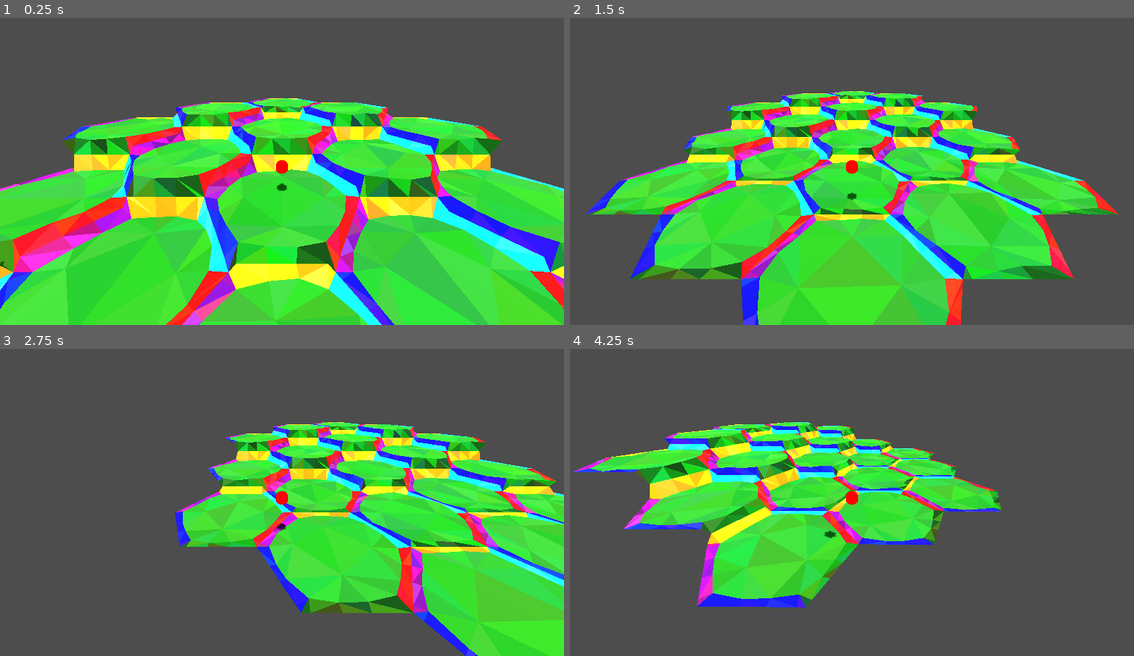
Above: before the commit, frames 1-4 (two rows, left to right).
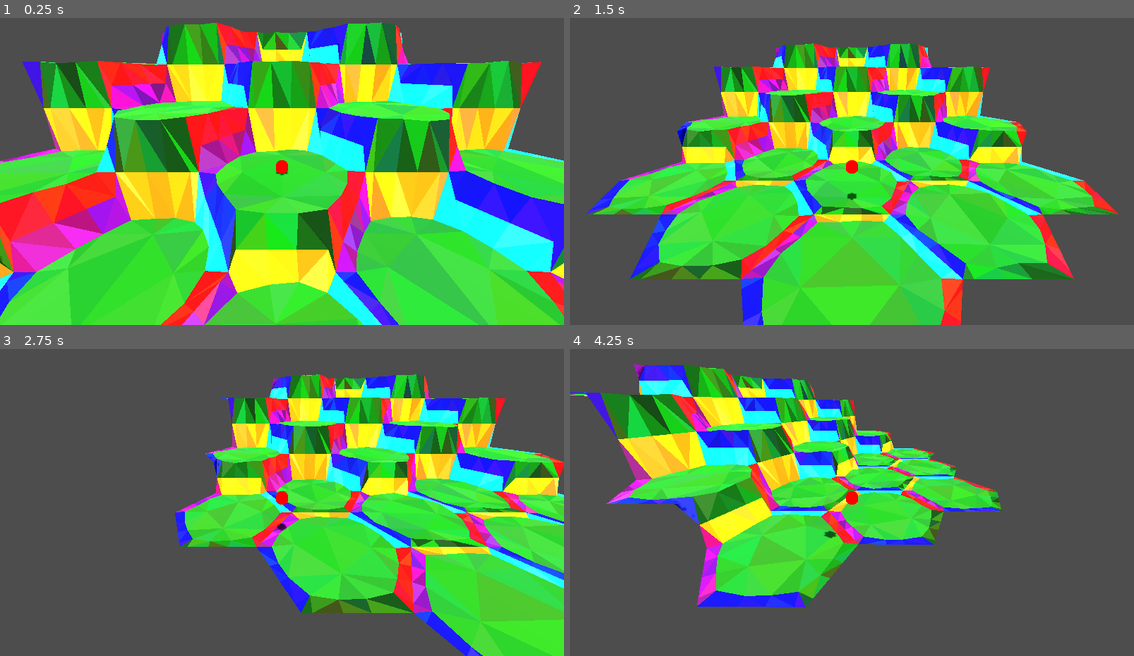
Above: after the commit, the same moments.

Repository: vincentwoelfer/hex
Game: Godot game, scene res://scenes/dev/MapGeneration.tscn
The game is run twice, just before and just after one commit, with the same random seed, the same clock (stepped at 60 frames per second) and the same inputs.
Inputs (mouse positions are in pixels of both pictures, inside the frame that each line leads up to):
- Up to frame 1 (0.25 s): no input
- Up to frame 2 (1.5 s): tap Enter at 0.5 s; move the mouse to (976, 150) at 0.52 s; hold S (move_cam_backward) 0.53-1.28 s; move the mouse to (739, 183) at 1.27 s; tap W (move_cam_forward) at 1.35 s
- Up to frame 3 (2.75 s): move the mouse to (338, 428) at 2.02 s; hold A (move_cam_left) from 2.03 s (still down)
- Up to frame 4 (4.25 s): move the mouse to (823, 560) at 2.77 s; release A (move_cam_left) at 2.78 s; tap D (move_cam_right) at 2.85 s; move the mouse to (1021, 545) at 3.52 s; hold Q (rotate_cam_left) from 3.53 s (still down)

The runs differ from the first frame. In frame 1, 55% of the frame differs, in the area x 0-100%, y 1-100%; in frame 2, 20%; in frame 3, 19%; in frame 4, 19%.

Commit message:
Add exception for border tiles

Diff:
--- a/scenes/dev/MapGeneration.tscn
+++ b/scenes/dev/MapGeneration.tscn
@@ -24,8 +24,8 @@
 
 [node name="HexConstModifier" parent="." instance=ExtResource("5_7csfd")]
 outer_radius = 3.0
-inner_radius = 2.5
-height = 0.7
+inner_radius = 2.4
+height = 1.8
 transition_height_factor = 0.5
 core_circle_smooth_strength = 0.5
 extra_verts_per_side = 2
--- a/src/GenerateMap.gd
+++ b/src/GenerateMap.gd
@@ -68,7 +68,7 @@
 		# If neighbour does not exists set height to same as own tile and mark transition
 		if h == -1:
 			h = height
-			descr = 'void'
+			descr = 'invalid'
 
 		adjacent_hex.push_back(HexGeometry.AdjacentHex.new(h, descr))
 
--- a/src/HexGeometry.gd
+++ b/src/HexGeometry.gd
@@ -87,30 +87,43 @@
 	# Adjust CORNER vertices according to both adjacent tiles
 	for i in range(6):
 		var corner_height: int = 0
-
-		# heights array
-		var h: Array[int] = [own_height, adjacent[(i - 1 + 6) % 6].height, adjacent[i].height]
+		var corner_vertex_index := i * (3 + HexConst.extra_verts_per_side)
+
+		# Get adjacent and create sorted heights array
+		var adj: Array[AdjacentHex] = [adjacent[(i - 1 + 6) % 6], adjacent[i]]
+		var h: Array[int] = [own_height, adj[0].height, adj[1].height]
 		h.sort()
 
-		# All three same
-		if h[0] == h[1] and h[1] == h[2]:
-			corner_height = h[0]
-		# Two are same -> use the two
-		elif h[0] == h[1] or h[0] == h[2] or h[1] == h[2]:
-			if h[0] == h[1]:
+		# Check for special case where one adjacent is not valid (map border).
+		# If two are not valid all are set to own height and this is handled by the default case
+		var num_invalid: int = adj.reduce(func(accum: int, elem: AdjacentHex, ) -> int: return accum + 1 if elem.type == 'invalid' else accum, 0)
+		#var num_invalid: int = 0
+		if num_invalid == 1:
+			var adj_height := 0
+			if adj[0].type != 'invalid':
+				adj_height = adj[0].height
+			else:
+				adj_height = adj[1].height
+
+			var y: float = HexConst.transition_height(adj_height - own_height)
+			verts_outer[corner_vertex_index].y = y
+		else:
+			# All three same
+			if h[0] == h[1] and h[1] == h[2]:
 				corner_height = h[0]
+			# Two are same -> use the two
+			elif h[0] == h[1] or h[0] == h[2] or h[1] == h[2]:
+				if h[0] == h[1]:
+					corner_height = h[0]
+				else:
+					corner_height = h[2]
+			# All different -> use middle one
 			else:
-				corner_height = h[2]
-		# All different -> use middle one
-		else:
-			corner_height = h[1]
-
-		# Determine corner vertex index
-		var index := i * (3 + HexConst.extra_verts_per_side)
-
-		# Normalize relative to own height. Dont use transition_height here, directly compute height of the neighbouring cell (or own if h=0)
-		var y: float = (corner_height - own_height) * HexConst.height
-		verts_outer[index].y = y
+				corner_height = h[1]
+
+			# Normalize relative to own height. Dont use transition_height here, directly compute height of the neighbouring cell (or own if h=0)
+			var y: float = (corner_height - own_height) * HexConst.height
+			verts_outer[corner_vertex_index].y = y
 
 
 	# For each DIRECTION: Adjust height of outer vertices according do adjacent tiles.
